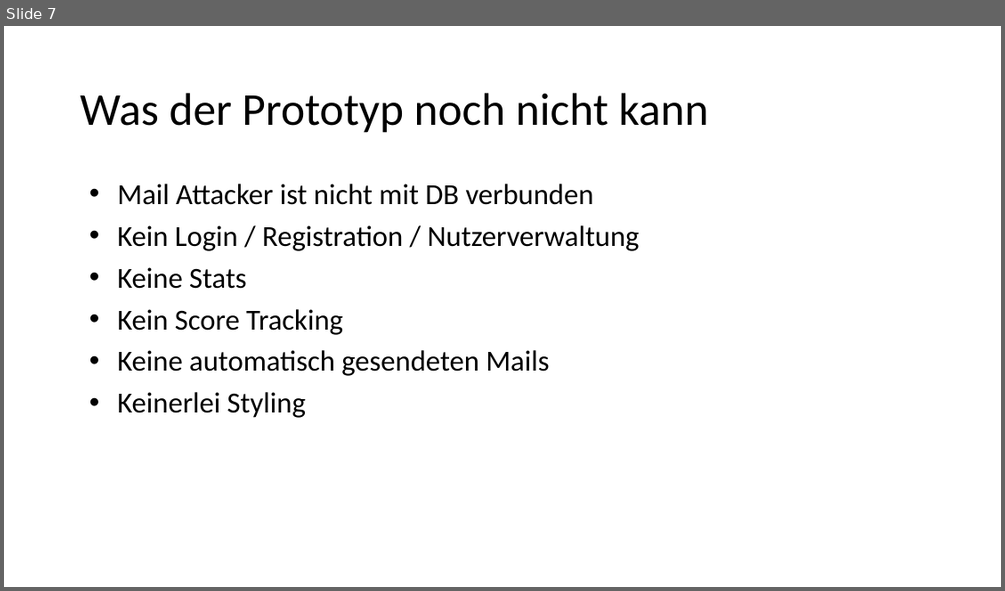
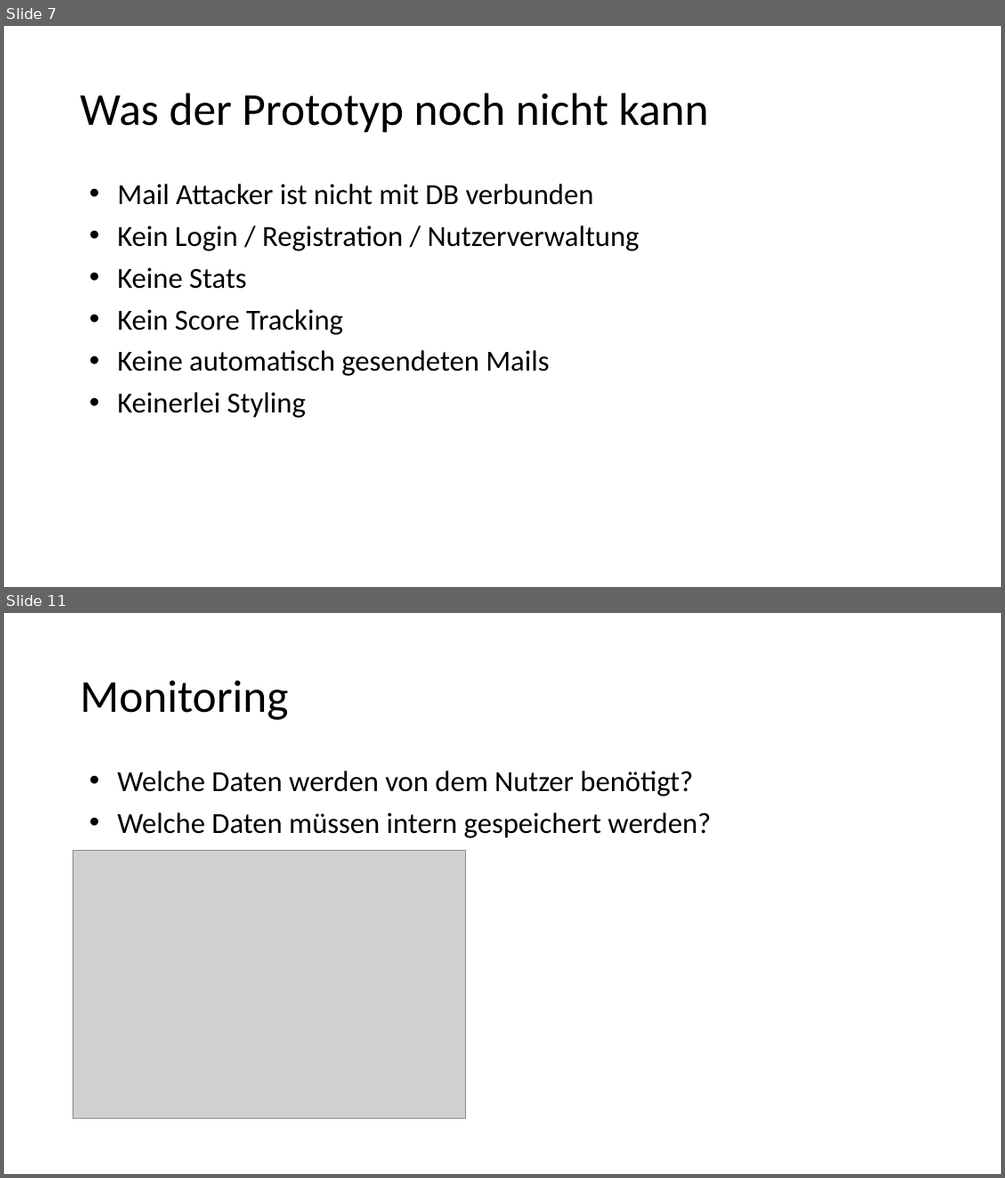
Before and after one commit to Snapstromegon/EPWS2019RaphaelHoeserTimSchettler, a slide deck: Audits/Audit 2/audit2.pptx. Shown one above the other, each under a label of ours: slide 7 before the commit, slides 7 and 11 after it; the slides between them are not shown. The pictures are 1005x591 and 1005x1178 pixels, drawn with LibreOffice and Linux fonts; fonts in the diff are those of the drawing; grey boxes stand for pictures. Boxes give left, top, right and bottom in pixels: in the first picture for what was removed or moved away, otherwise in the second. Text is boxed around its words. In the diff, an @@ line names an element or a change of style, - is before the commit and + after.

```diff
--- a/Audits/Audit 2/audit2.pptx
+++ b/Audits/Audit 2/audit2.pptx
@@ slide 11 added at (4, 613, 1001, 1174), background #FFFFFF @@
@@ title added at (80, 680, 288, 720), 44 pt, text #000000 @@
+Monitoring
@@ text added at (117, 771, 711, 838), 28 pt, text #000000 @@
+• Welche Daten werden von dem Nutzer benötigt?
+• Welche Daten müssen intern gespeichert werden?
@@ picture added at (73, 851, 465, 1119) @@
```
Also in this commit, not shown: 6 other slides added.
